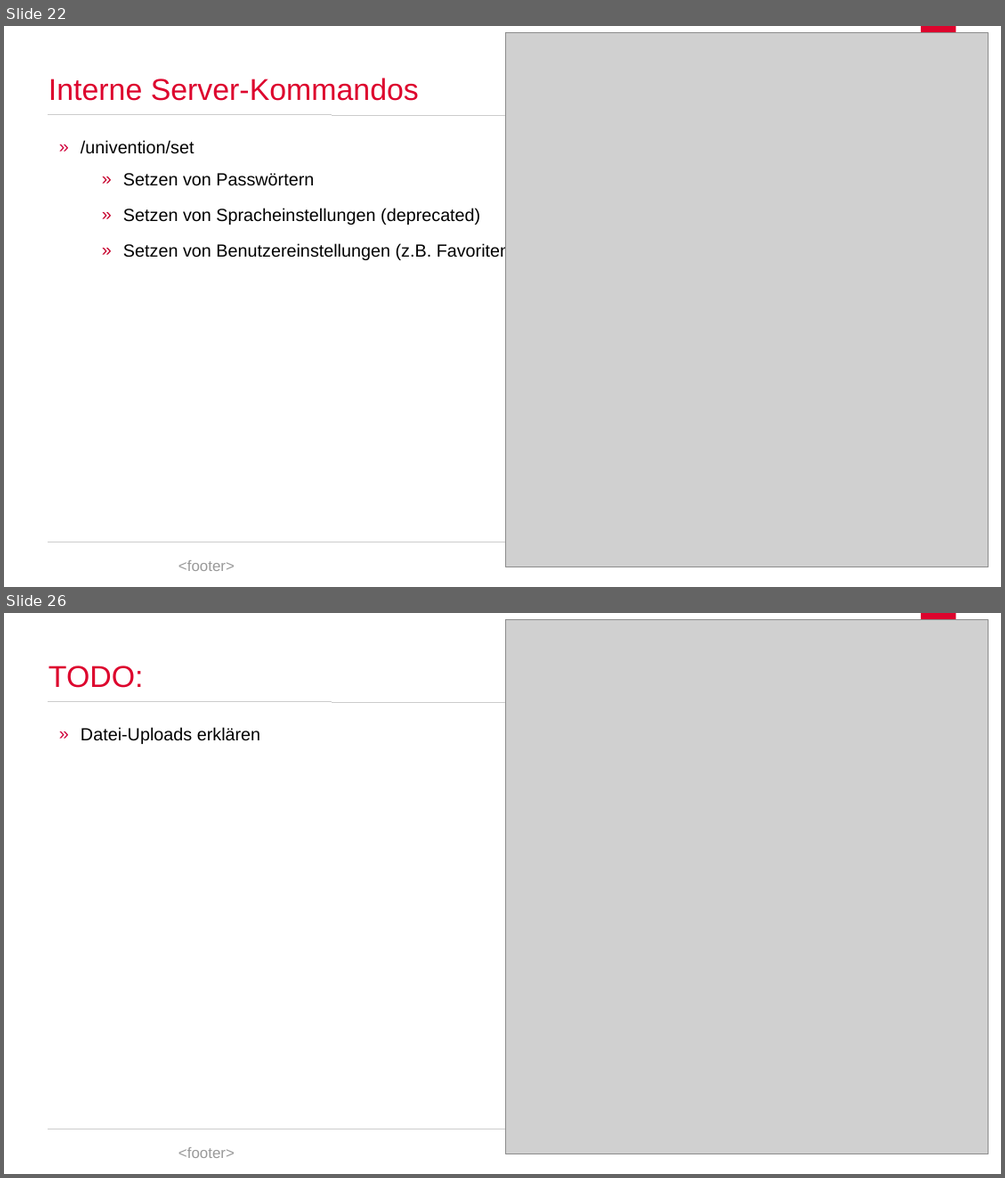
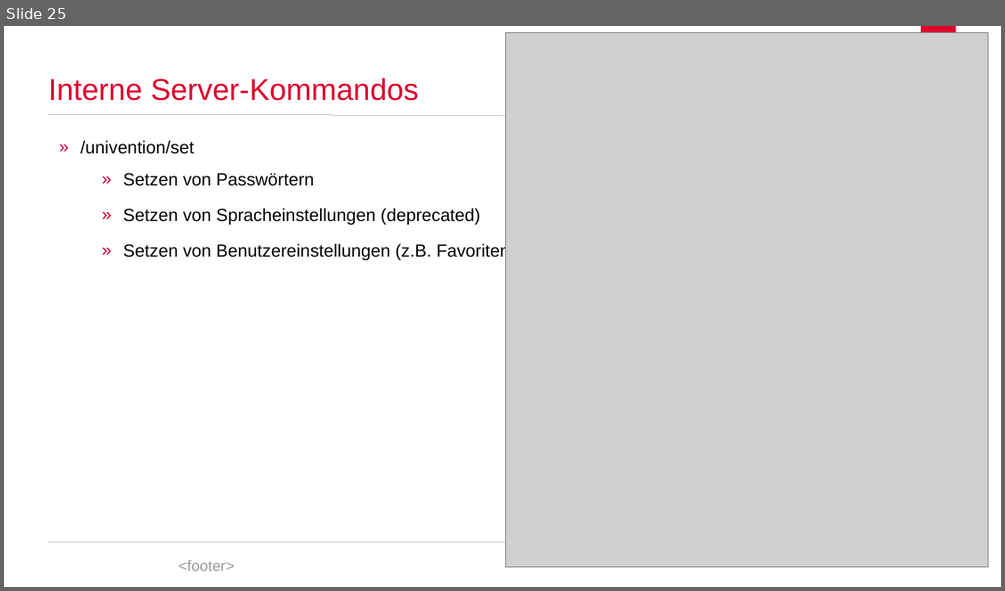
Before and after one commit to spaceone/presentations, a slide deck: univention-management-console/univention-management-console.odp. Shown one above the other, each under a label of ours: slides 22 and 26 before the commit, slide 25 after it; the slides between them are not shown. The pictures are 1005x1178 and 1005x591 pixels, drawn with LibreOffice and Linux fonts; fonts in the diff are those of the drawing; grey boxes stand for pictures; background and template pictures are left out. Boxes give left, top, right and bottom in pixels: in the first picture for what was removed or moved away, otherwise in the second. Text is boxed around its words. In the diff, an @@ line names an element or a change of style, - is before the commit and + after.

```diff
--- a/univention-management-console/univention-management-console.odp
+++ b/univention-management-console/univention-management-console.odp
@@ slide 26 removed at box(4, 613, 1001, 1174), background #FFFFFF; not listed: 4 template elements that a slide beside it also shows @@
@@ picture removed at box(506, 620, 988, 1155) @@
@@ title removed at box(48, 666, 144, 688) @@
-TODO:
@@ text removed at box(81, 727, 260, 744) @@
-» Datei-Uploads erklären
@@ what was slide 22 is now slide 25 @@
```
Also in this commit, not shown: 10 slides changed, 2 slides added, 1 other slide removed.
